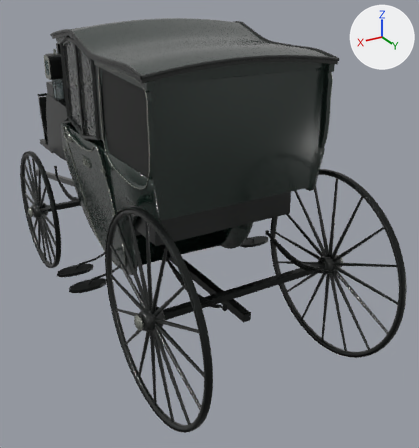
Two versions of the glTF model chicago/4d/renderers/web/transport/parked-brougham/brougham-v20-near.glb, one commit apart.
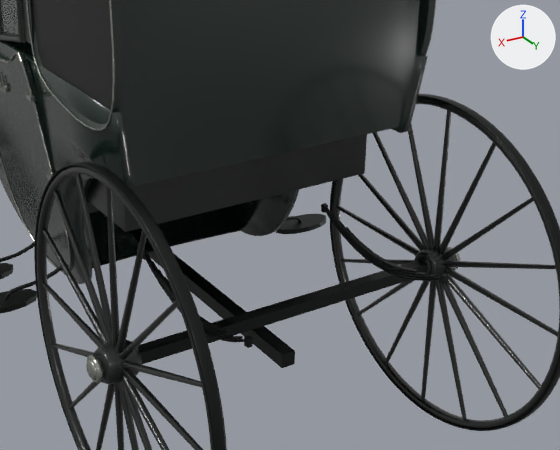
There are two pictures of each version: one whole from a 50 mm camera at (1.85, 3.76, 2.46) aimed at (-0.6, -0.32, 0.42), one close up on the part from 20% to 95% of the width and 26% to 82% of the height. Every picture has the same lights, and +X, +Y and +Z are marked at upper right. The first two pictures are the older version. Where no turn or scale is listed for an object, it has been applied to the vertices. Vertices at exactly the same position are counted once.

The first close-up shows 'surface_vehicle_body_0', 'surface_vehicle_body_1', 'surface_vehicle_body_3', 'surface_vehicle_body_4', 'surface_vehicle_body_6', 'surface_vehicle_body_7', 'surface_vehicle_root_4', 'surface_vehicle_running_gear_rear_4', 'surface_vehicle_wheel_rear_left_1', 'surface_vehicle_wheel_rear_left_4', 'surface_vehicle_wheel_rear_right_1', 'surface_vehicle_wheel_rear_right_4' and 1 more.
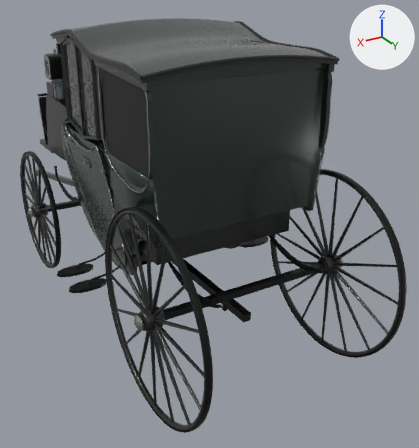
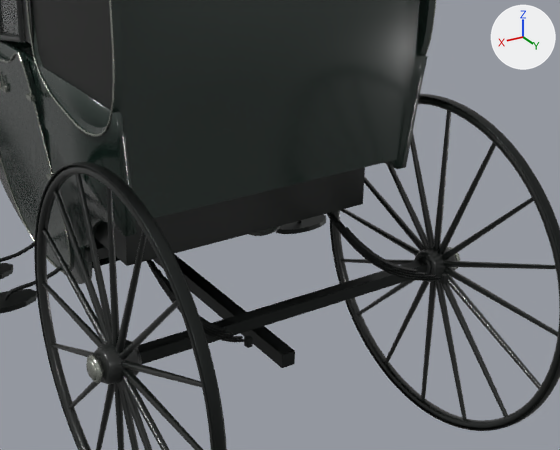
Diff of the bpy script that builds the scene:
```diff
--- a/chicago/4d/renderers/web/transport/parked-brougham/brougham-v20-near.glb.py
+++ b/chicago/4d/renderers/web/transport/parked-brougham/brougham-v20-near.glb.py
@@ me_surface_vehicle_body_0 @@
 me_surface_vehicle_body_0.from_pydata(...)  # 8131 vertices, 15894 faces; spans x -0.64..0.64, y -0.55..1.12, z 0.45..2.19
 # used by ob_surface_vehicle_body_0; location = (0.0, 0.0, 0.0)
+# me_surface_vehicle_body_0 part 1: 476 of 8131 vertices moved; they spanned x -0.61..0.61, y 0.47..1.09, z 0.68..1.39 and now span x -0.61..0.61, y 0.47..1.09, z 0.67..1.39; mean shift (0.0, 0.0, -0.09); largest move (-0.55, 0.61, 1.01) -> (-0.55, 0.61, 0.8)
 me_surface_vehicle_body_0.materials.append(mat_catalogue_dark_green_lacquer_reconstruction)
@@ me_surface_vehicle_body_1 @@
 # used by ob_surface_vehicle_body_1; location = (0.0, 0.0, 0.0)
-me_surface_vehicle_body_1.from_pydata(...)  # 1700 vertices, 3114 faces; spans x -0.65..0.65, y -1.5..1.11, z 0.88..2.15
+me_surface_vehicle_body_1.from_pydata(...)  # 1700 vertices, 3114 faces; spans x -0.65..0.65, y -1.5..1.11, z 0.68..2.15
+# me_surface_vehicle_body_1 part 2: the loose piece of 8 vertices spanning x -0.48..0.48, y -0.35..0.51, z 0.88..0.92 is moved by (0.0, 0.0, -0.2)
+# me_surface_vehicle_body_1 part 3: the loose piece of 8 vertices spanning x -0.5..0.5, y 0.54..0.9, z 0.97..1.22 is scaled about its middle by (1, 1, 0.67), then moved by (0.0, 0.0, -0.17)
 me_surface_vehicle_body_1.materials.append(mat_black_painted_coach_timber_reconstruction)
```

Where the change shows, as pixel boxes (x1, y1, x2, y2) in the close-ups (560 x 450 px; the box of a moved part takes in the faces that stretch with it):
'surface_vehicle_body_1', reshaped
    before: (0, 0, 367, 232)
    after: (0, 0, 365, 266)
part 1 of me_surface_vehicle_body_0, moved or reshaped
    before: (27, 55, 427, 259)
    after: (27, 55, 427, 261)
part 2 of me_surface_vehicle_body_1, moved or reshaped (mostly hidden before)
    before: (86, 200, 100, 213)
    after: (84, 237, 109, 263)
part 3 of me_surface_vehicle_body_1, moved or reshaped
    before: (86, 134, 367, 232)
    after: (96, 167, 365, 266)
